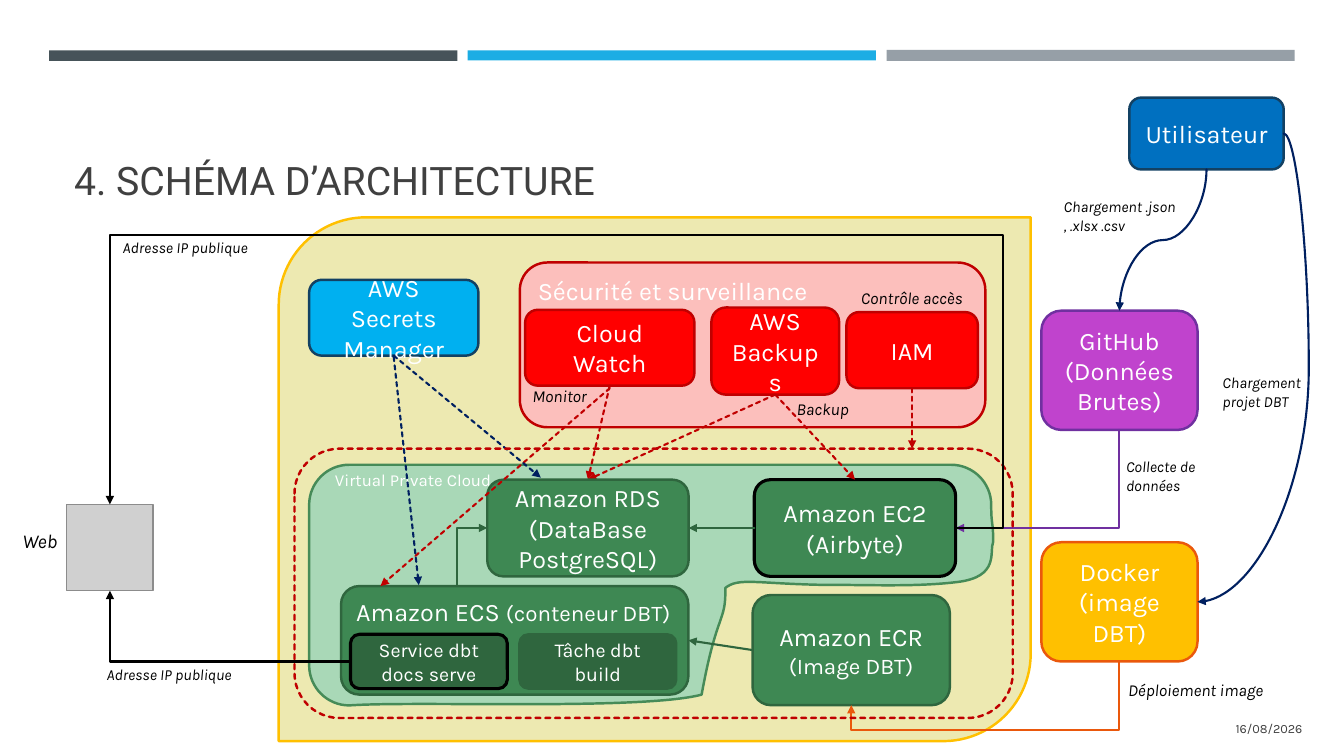
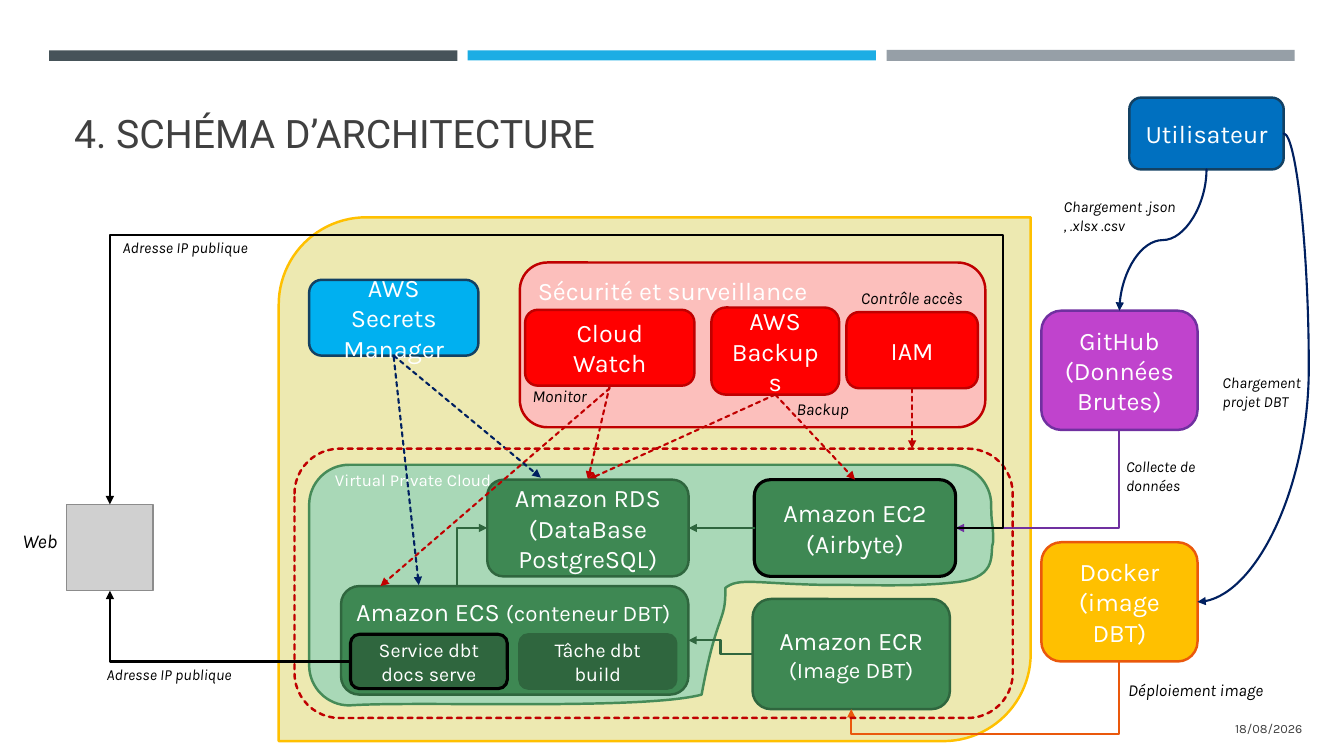
Before and after one commit to Sebules/Project_8_OpenClassrooms_Data_Engineer, a slide deck: slide 6 of ulesie_sebastien_2_presentation_082026.pptx. Drawn at 1344x756 pixels with LibreOffice and Linux fonts; fonts in the diff are those of the drawing; grey boxes stand for pictures. Boxes give left, top, right and bottom in pixels: in the first picture for what was removed or moved away, otherwise in the second. Text is boxed around its words. In the diff, an @@ line names an element or a change of style, - is before the commit and + after.

```diff
--- a/ulesie_sebastien_2_presentation_082026.pptx
+++ b/ulesie_sebastien_2_presentation_082026.pptx
@@ title "4. SCHÉMA D’ARCHITECTURE": place and size @@
-title "4. SCHÉMA D’ARCHITECTURE" at box(74, 159, 595, 196)
+title "4. SCHÉMA D’ARCHITECTURE" at box(74, 112, 595, 149)
@@ rounded rectangle "Amazon ECR": place and size @@
-rounded rectangle "Amazon ECR" at box(753, 595, 951, 705)
+rounded rectangle "Amazon ECR" at box(753, 599, 951, 709)
@@ arrow moved from (753, 650) - (689, 640) to (753, 654) - (689, 640) @@
@@ arrow (753, 654) - (689, 640): arrow to elbow arrow @@
@@ elbow arrow moved from (1120, 661) - (852, 706) to (1120, 661) - (852, 709) @@
@@ text at box(1235, 724, 1302, 734): text changed @@
-16/08/2026
+18/08/2026
```
Also in this commit, not shown: 10 other slides changed, 9 slides added, 3 slides removed.
